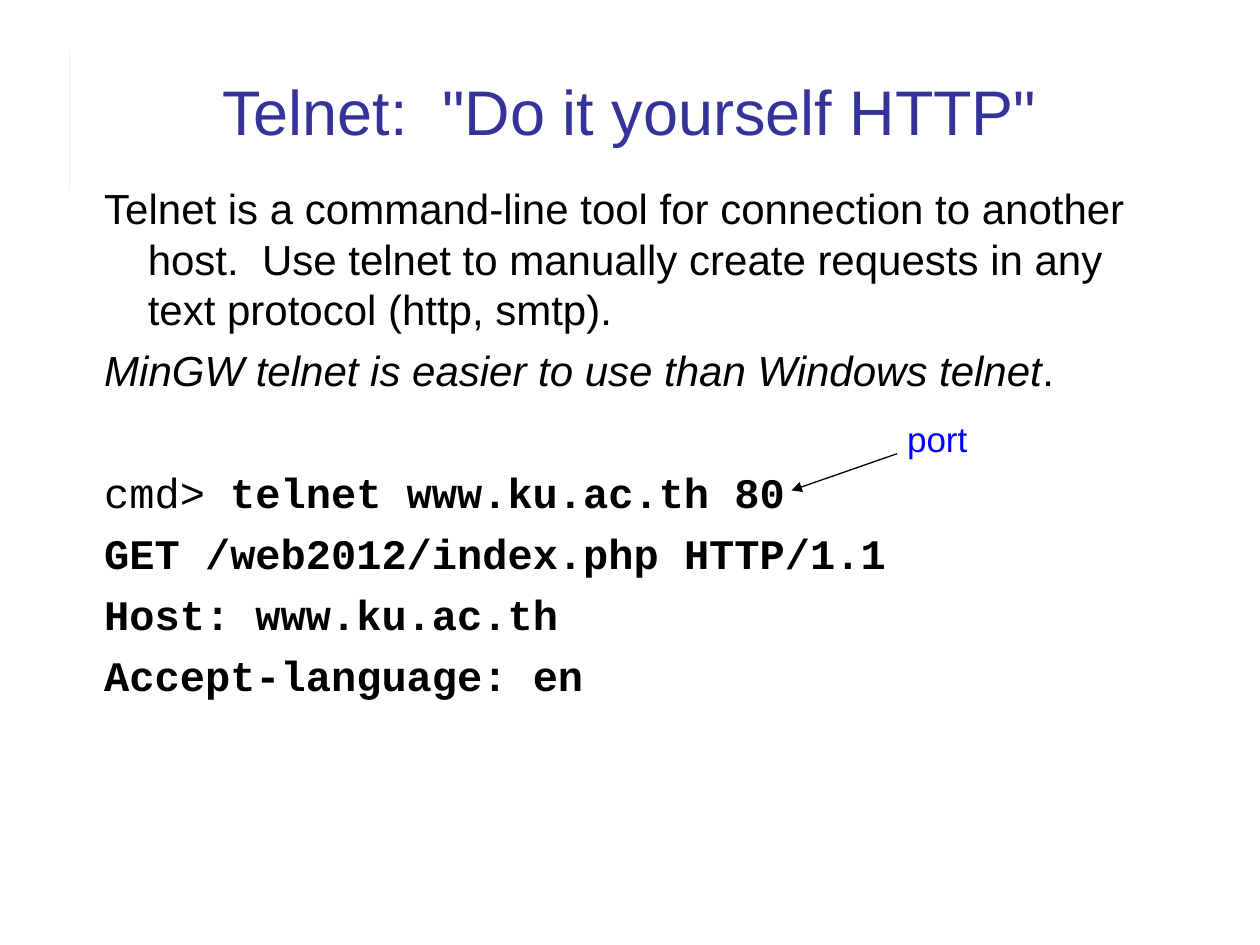
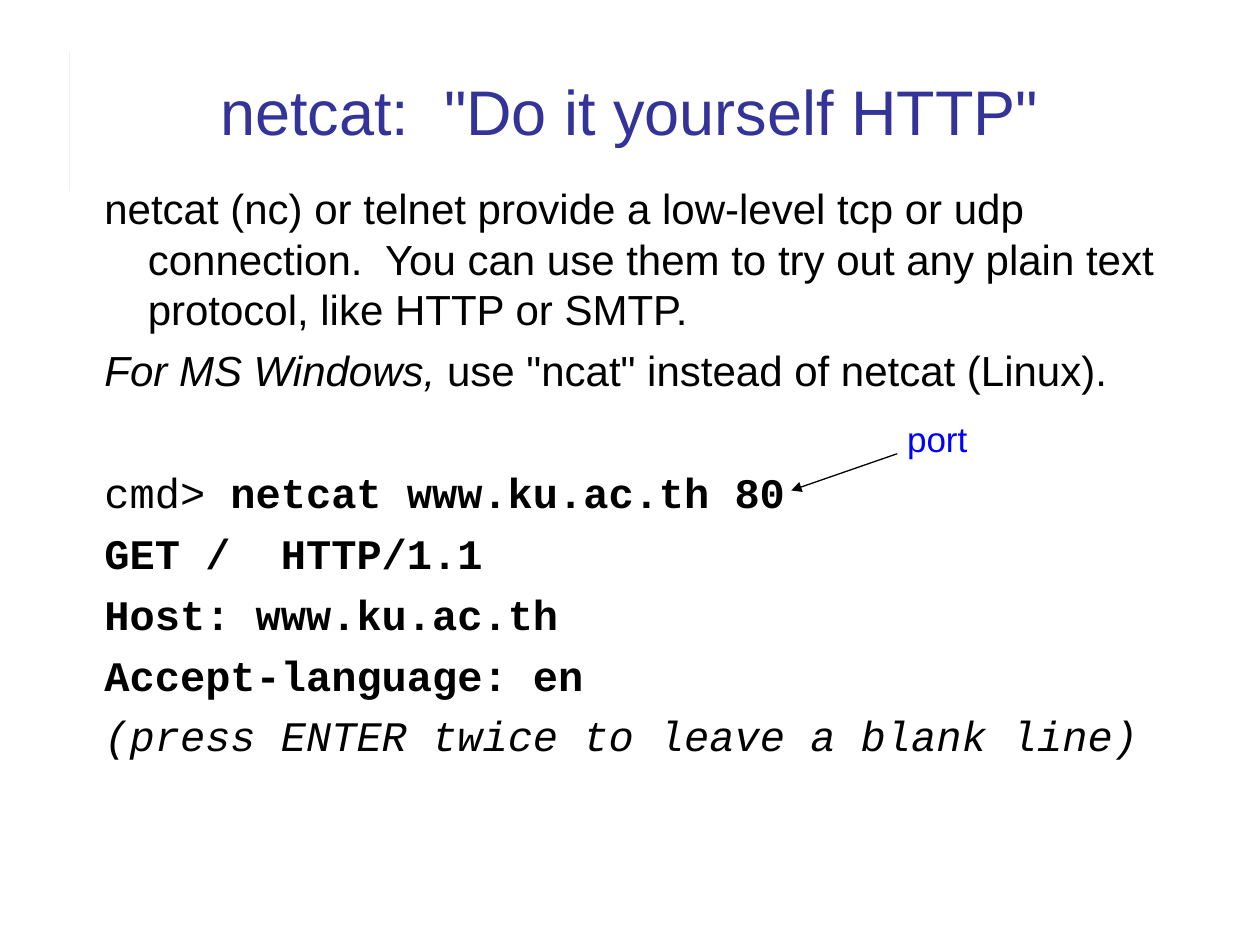
Before and after one commit to cpske/ISP, a slide deck: slide 28 of web/HTTP.ppt. Drawn at 1260x945 pixels with LibreOffice and Linux fonts; fonts in the diff are those of the drawing. Boxes give left, top, right and bottom in pixels: in the first picture for what was removed or moved away, otherwise in the second. Text is boxed around its words. In the diff, an @@ line names an element or a change of style, - is before the commit and + after.

```diff
--- a/web/HTTP.ppt
+++ b/web/HTTP.ppt
@@ title at (220,89,1038,146): text changed @@
-Telnet: "Do it yourself HTTP"
+netcat: "Do it yourself HTTP"
@@ text at (104,193,1154,570): text changed @@
-Telnet is a command-line tool for connection to another host. Use telnet to manually create requests in any text protocol (http, smtp).
-MinGW telnet is easier to use than Windows telnet.
-cmd> telnet www.ku.ac.th 80
-GET /web2012/index.php HTTP/1.1
+netcat (nc) or telnet provide a low-level tcp or udp connection. You can use them to try out any plain text protocol, like HTTP or SMTP.
+For MS Windows, use "ncat" instead of netcat (Linux).
+cmd> netcat www.ku.ac.th 80
+GET / HTTP/1.1
@@ text at (104,599,583,700): indent changed @@
@@ text at (104,721,1138,760): paragraph added @@
+(press ENTER twice to leave a blank line)
```
Also in this commit, not shown: 12 other slides changed, 21 other files.
